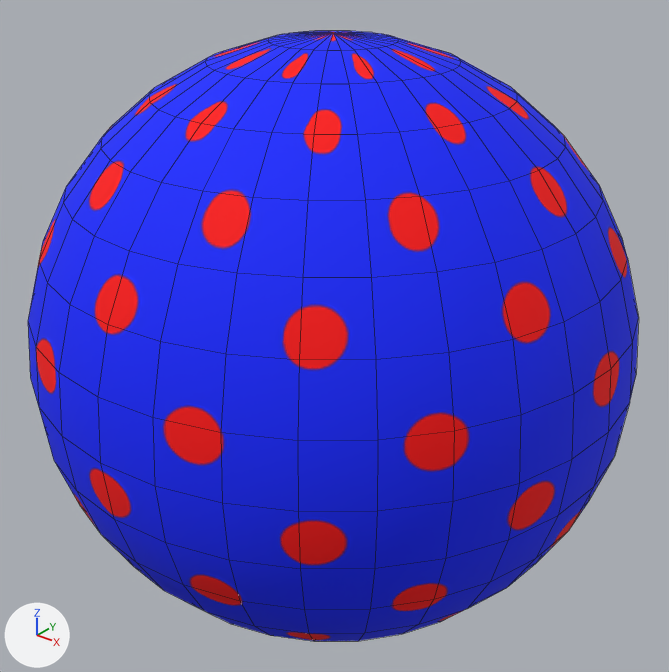
The FBX model GameTemplate/Game/Assets/modelData/sphere/sphere1.FBX as it was, and as the next commit left it.
Rendered twice from a 50 mm camera at (0.1719, -0.2143, 0.133) aimed at (0.0003, 0.0002, 0.0). Arrows for +X, +Y and +Z are at lower left; the lights stay in place. Mesh edges are drawn as thin lines. Where no turn or scale is listed for an object, it has been applied to the vertices.
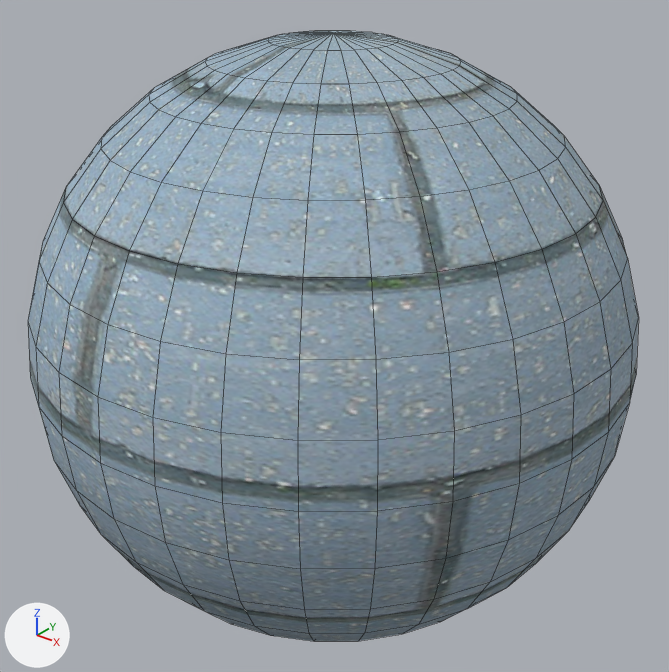
The newer file is also rescaled (x4.749) as a whole; pictures and numbers use the older file's frame.

Changed parts and their boxes (x1, y1, x2, y2) in the pictures (669 x 672 px):
'Sphere001', recoloured: (28, 31, 639, 641) in both

The edits, one by one:
Picture 'bricks008.jpg' (img_bricks008_jpg) is new.
Material 'Material #25' (mat_material__25) is new.
Its texture is img_bricks008_jpg.
Its roughness is 0.859.
me_mesh has 482 vertices, 512 faces and spans x -0.095..0.095, y -0.095..0.095, z -0.095..0.095.
me_mesh no longer uses material mat_material__26 (picture img_sphere1_png).
me_mesh now uses material mat_material__25 (picture img_bricks008_jpg).
